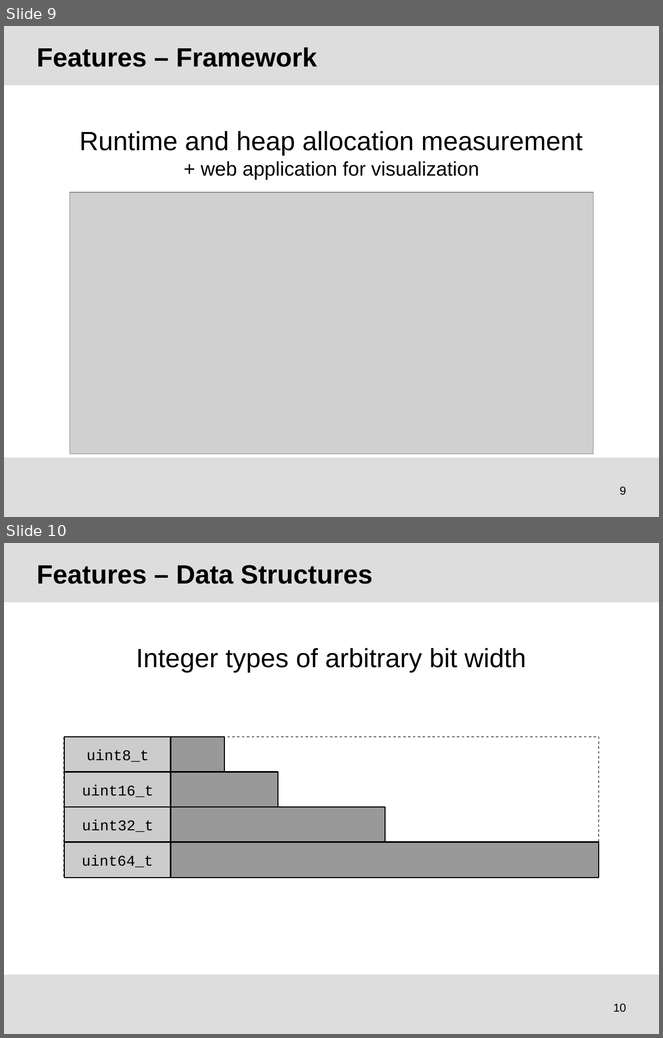
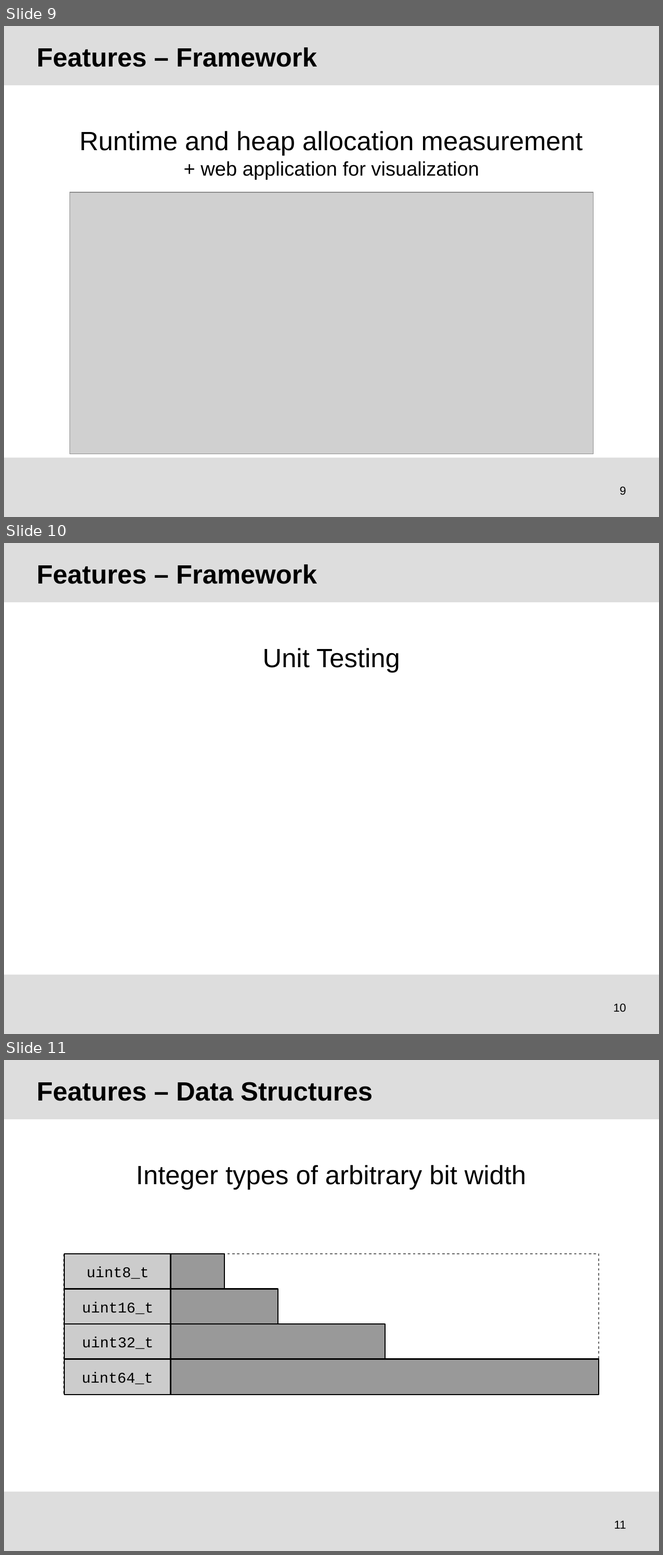
Before and after one commit to tudocomp/tudocomp, a slide deck: etc/presentation.odp. Shown one above the other, each under a label of ours: slides 9 and 10 before the commit, slides 9, 10 and 11 after it. The pictures are 663x1038 and 663x1555 pixels, drawn with LibreOffice and Linux fonts; fonts in the diff are those of the drawing; grey boxes stand for pictures; background and template pictures are left out. Boxes give left, top, right and bottom in pixels: in the first picture for what was removed or moved away, otherwise in the second. Text is boxed around its words. In the diff, an @@ line names an element or a change of style, - is before the commit and + after.

```diff
--- a/etc/presentation.odp
+++ b/etc/presentation.odp
@@ slide 10 added at (4,543,659,1034), background #FFFFFF; not listed: 2 template elements that a slide beside it also shows @@
@@ title added at (37,564,317,584), 32 pt, text #000000, bold @@
+Features – Framework
@@ text added at (263,648,400,673), 32 pt, text #000000 @@
+Unit Testing
@@ page number added at (613,1004,626,1013), 14 pt, text #000000 @@
+10
@@ what was slide 10 is now slide 11 @@
@@ page number at (614,1521,626,1529): text changed @@
-10
+11
```
Also in this commit, not shown: 7 slides changed, 4 other slides added, 3 slides removed.
